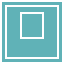
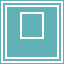
Before/after of a 64px x 64px layered artwork. What changed in the layer stack:
removed layer "矩形 3" over (x1=2, y1=2, x2=62, y2=62)
added layer "矩形 6 副本" over (x1=0, y1=0, x2=64, y2=64)
